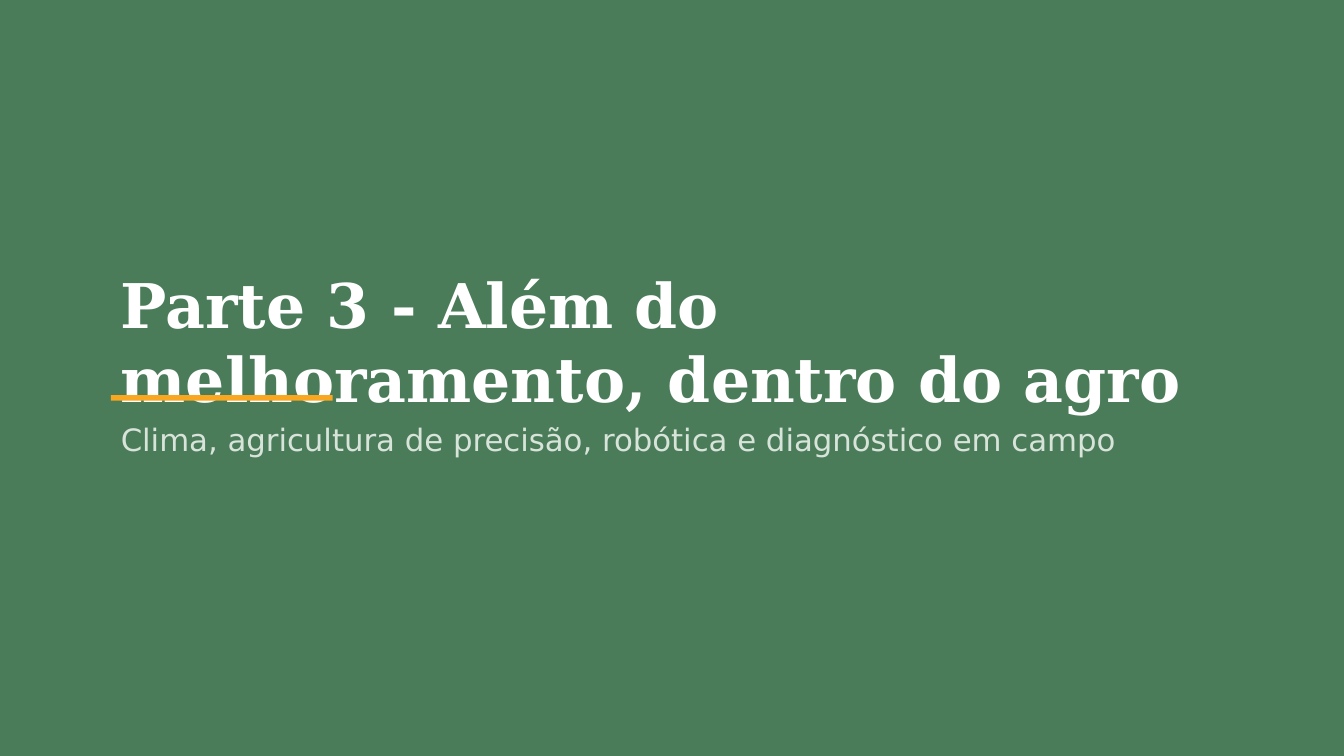
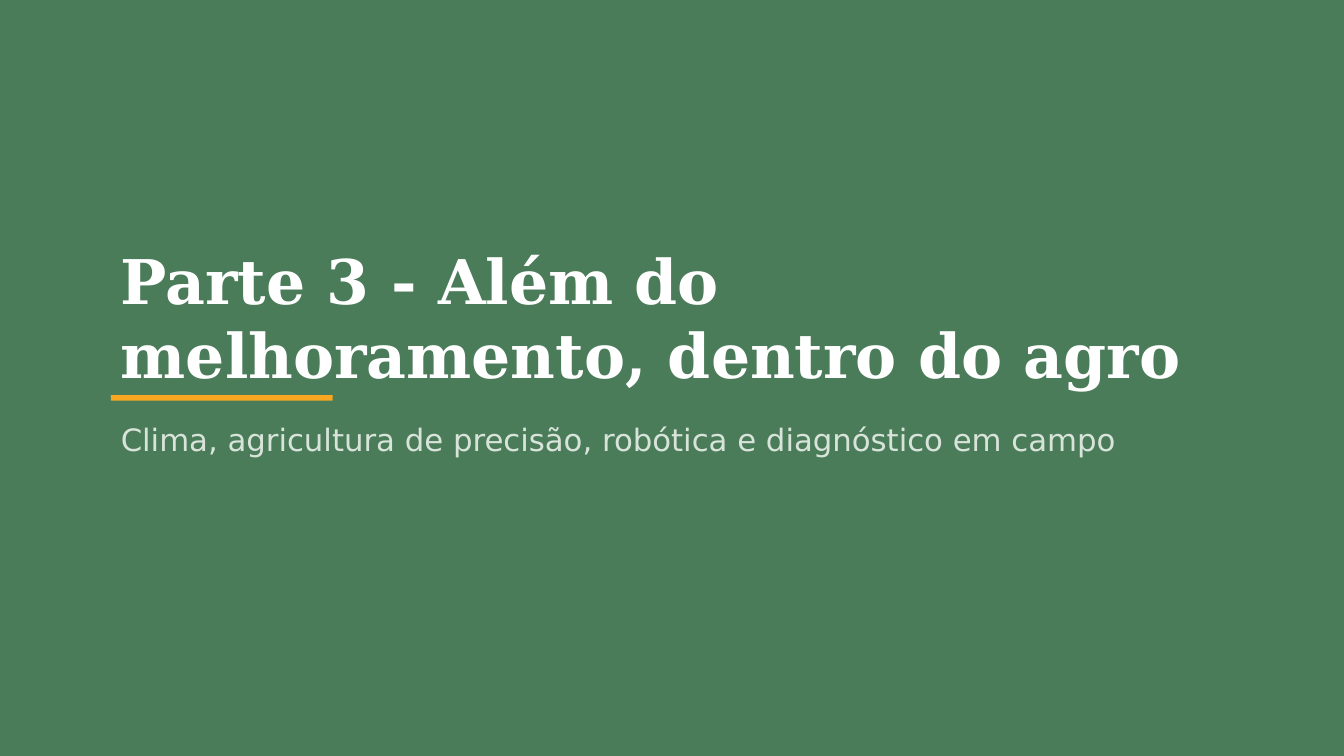
Before and after one commit to Bayer-Group/course-AI-UFV, a slide deck: slide 13 of 14. Tendências Futuras, Perguntas e Fechamento_Todos/AI_Plant_Breeding_Fechamento_2026_PT_FIT796.pptx. Drawn at 1344x756 pixels with LibreOffice and Linux fonts; fonts in the diff are those of the drawing. Boxes give left, top, right and bottom in pixels: in the first picture for what was removed or moved away, otherwise in the second. Text is boxed around its words. In the diff, an @@ line names an element or a change of style, - is before the commit and + after.

```diff
--- a/14. Tendências Futuras, Perguntas e Fechamento_Todos/AI_Plant_Breeding_Fechamento_2026_PT_FIT796.pptx
+++ b/14. Tendências Futuras, Perguntas e Fechamento_Todos/AI_Plant_Breeding_Fechamento_2026_PT_FIT796.pptx
@@ text "Parte 3 - Além do ...": place and size @@
-text "Parte 3 - Além do ..." at (121, 278, 1180, 415)
+text "Parte 3 - Além do ..." at (121, 254, 1180, 391)
```
Also in this commit, not shown: 7 other files.
